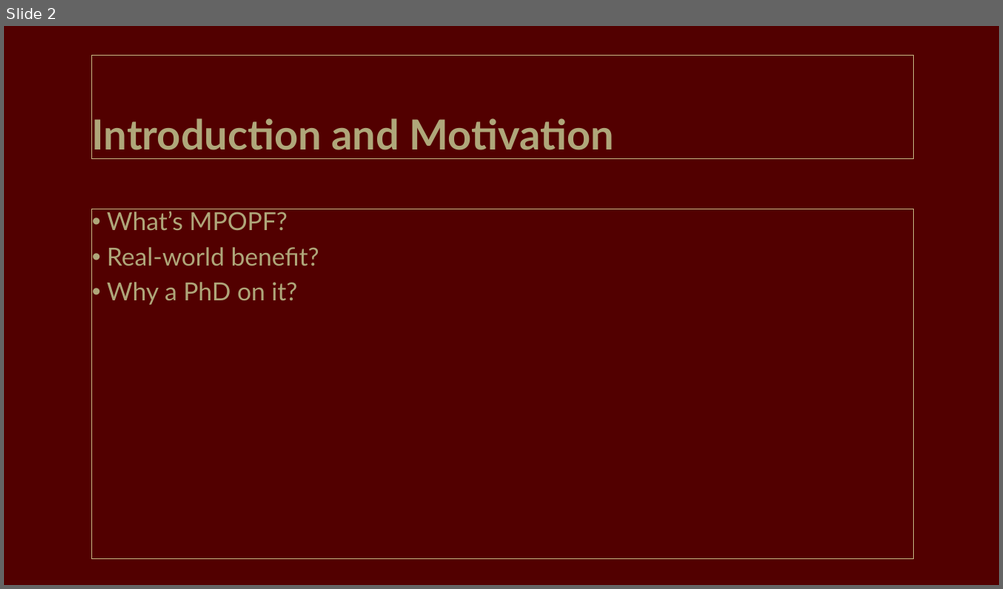
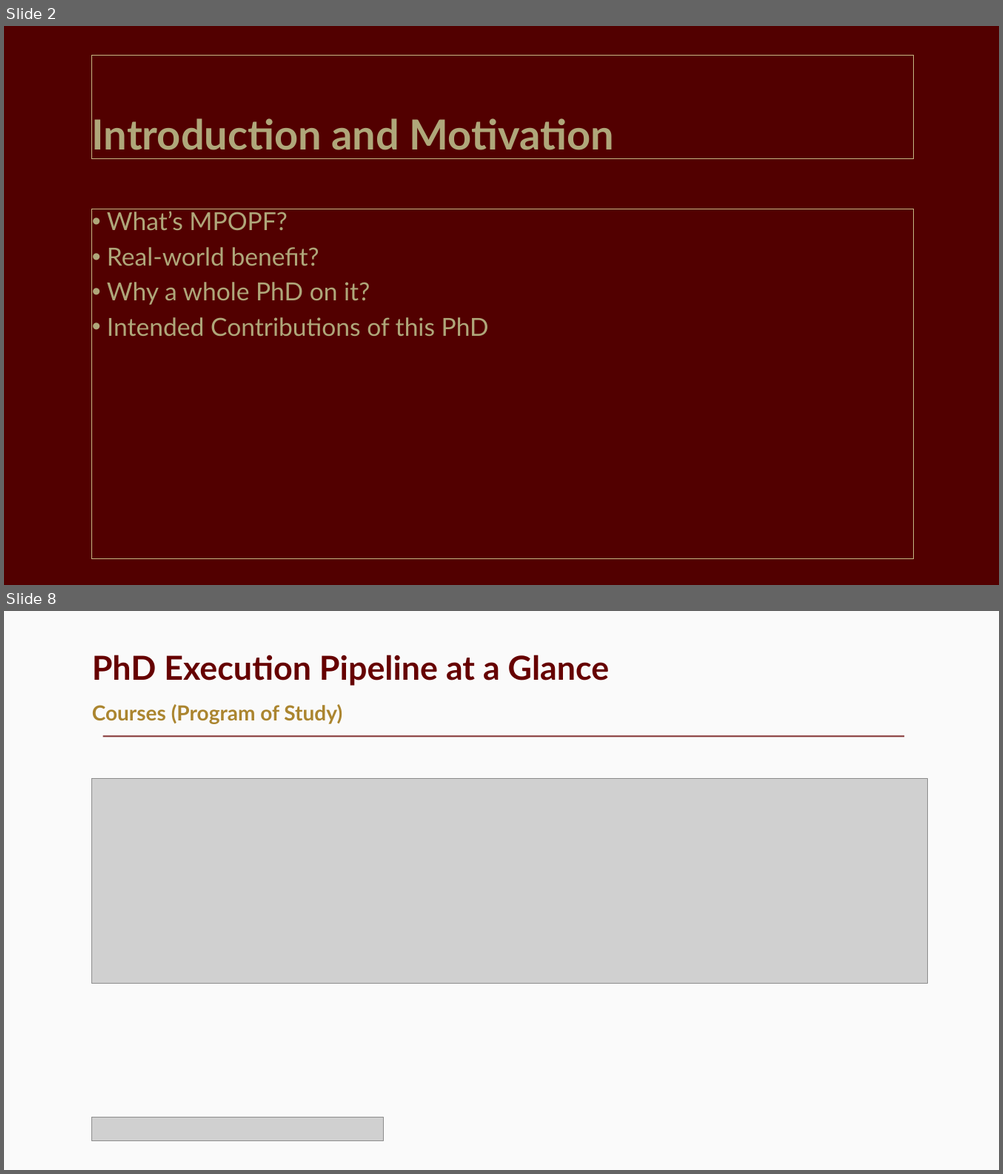
Before and after one commit to Realife-Brahmin/OriginalDocsHub-WSU-OneDrive, a slide deck: prelims-presentation_Jha_Aryan.pptx. Shown one above the other, each under a label of ours: slide 2 before the commit, slides 2 and 8 after it; the slides between them are not shown. The pictures are 1003x589 and 1003x1174 pixels, drawn with LibreOffice and Linux fonts; fonts in the diff are those of the drawing; grey boxes stand for pictures. Boxes give left, top, right and bottom in pixels: in the first picture for what was removed or moved away, otherwise in the second. Text is boxed around its words. In the diff, an @@ line names an element or a change of style, - is before the commit and + after.

```diff
--- a/prelims-presentation_Jha_Aryan.pptx
+++ b/prelims-presentation_Jha_Aryan.pptx
@@ slide 8 added at bbox=[4, 611, 999, 1170], background #FAFAFA @@
@@ title added at bbox=[92, 655, 609, 686], 32 pt, text #660000, bold @@
+PhD Execution Pipeline at a Glance
@@ text added at bbox=[92, 704, 342, 724], 20 pt, text #AB852F, bold @@
+Courses (Program of Study)
@@ line added from (103, 736) to (905, 736), #660000 1.5 pt @@
@@ picture added at bbox=[92, 779, 928, 984] @@
@@ picture added at bbox=[92, 1118, 383, 1142] @@
@@ slide 2 changed as well @@
@@ text at bbox=[107, 282, 489, 336]: text changed @@
-• Why a PhD on it?
+• Why a whole PhD on it?
+• Intended Contributions of this PhD
```
Also in this commit, not shown: 3 other slides changed, 16 other slides added.
